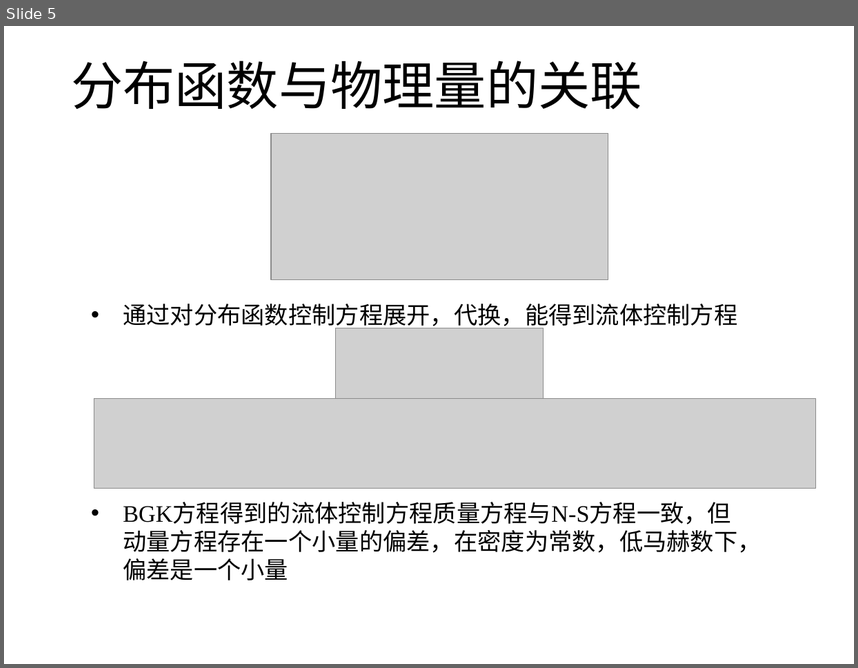
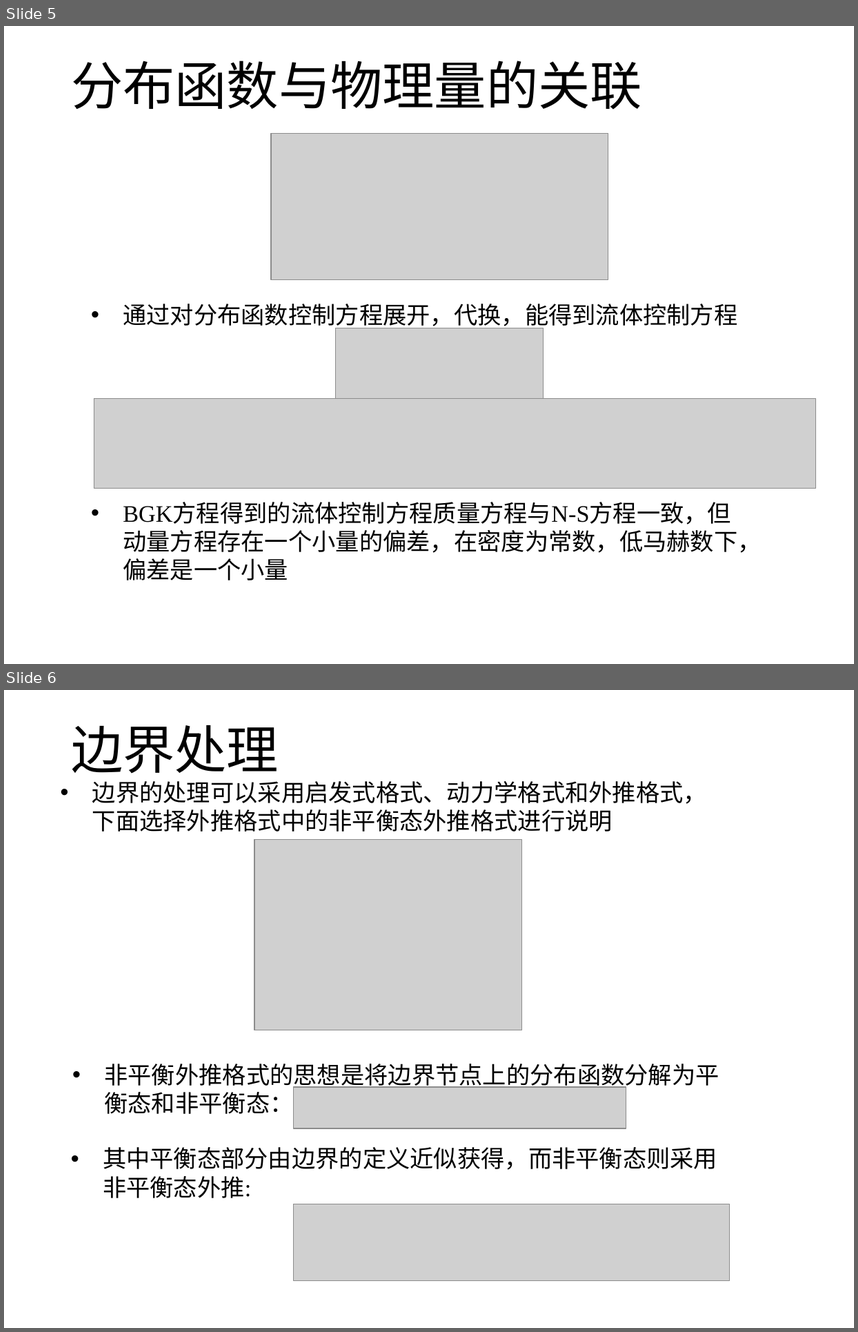
Before and after one commit to hohiroki/homework, a slide deck: NO2/bolzmann.pptx. Shown one above the other, each under a label of ours: slide 5 before the commit, slides 5 and 6 after it. The pictures are 858x668 and 858x1332 pixels, drawn with LibreOffice and Linux fonts; fonts in the diff are those of the drawing; grey boxes stand for pictures. Boxes give left, top, right and bottom in pixels: in the first picture for what was removed or moved away, otherwise in the second. Text is boxed around its words. In the diff, an @@ line names an element or a change of style, - is before the commit and + after.

```diff
--- a/NO2/bolzmann.pptx
+++ b/NO2/bolzmann.pptx
@@ slide 6 added at [4, 690, 854, 1328], background #FFFFFF @@
@@ title added at [71, 725, 279, 782], 44 pt, text #000000 @@
+边界处理
@@ text added at [92, 781, 707, 831], 20 pt, text #000000 @@
+• 边界的处理可以采用启发式格式、动力学格式和外推格式，下面选择外推格式中的非平衡态外推格式进行说明
@@ picture added at [254, 840, 523, 1030] @@
@@ text added at [104, 1063, 719, 1114], 20 pt, text #000000 @@
+• 非平衡外推格式的思想是将边界节点上的分布函数分解为平衡态和非平衡态：
@@ picture added at [294, 1087, 626, 1129] @@
@@ text added at [103, 1147, 717, 1198], 20 pt, text #000000 @@
+• 其中平衡态部分由边界的定义近似获得，而非平衡态则采用非平衡态外推:
@@ picture added at [294, 1203, 730, 1280] @@
```
Also in this commit, not shown: 2 slides changed, 3 other slides added, 1 slide removed, 27 other files.
